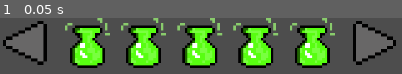
Above: before the commit, frame 1.
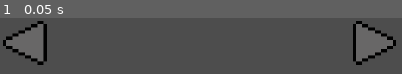
Above: after the commit, the same moment.

Repository: Klebynhow/PAC-jogo
Game: Godot game, scene res://scenes/relic_handler/relic_handler.tscn
Same seed, same stepped clock (60 frames per second), same inputs: the game is played once before the commit and once after it. This scene is started directly instead of the project's main scene.
Inputs:
- Up to frame 1 (0.05 s): no input

The runs differ from the first frame. In frame 1, 29% of the frame differs, in the area x 16-84%, y 0-90%.

Commit message:
pausa pro café :D

Diff:
--- /dev/null
+++ b/scenes/relic_handler/relic_handler.gd
@@ -0,0 +1 @@
+extends HBoxContainer
--- a/scenes/relic_handler/relics_control.gd
+++ b/scenes/relic_handler/relics_control.gd
@@ -17,6 +17,7 @@
 func _ready() -> void:
 	left_button.pressed.connect(_on_left_button_pressed)
 	right_button.pressed.connect(_on_right_button_pressed)
+	for relic_ui: RelicUI in relics.get_children(): relic_ui.queue_free() #mt provavelmente vo ter q mudar
 	relics.child_order_changed.connect(_on_relics_child_order_changed)
 
 func update() -> void:
Not shown, added: scenes/relic_handler/relic_handler.gd.uid
